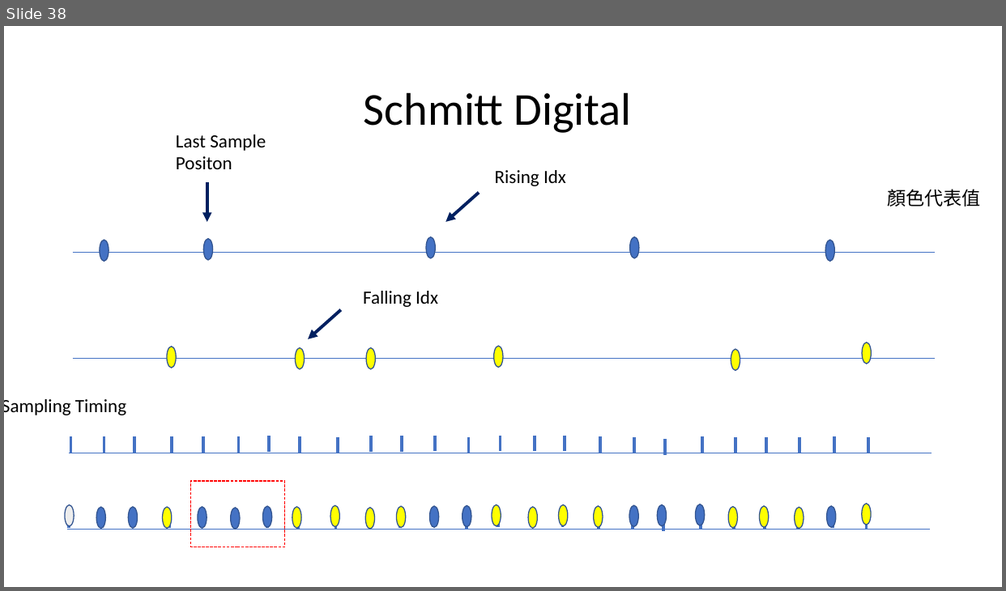
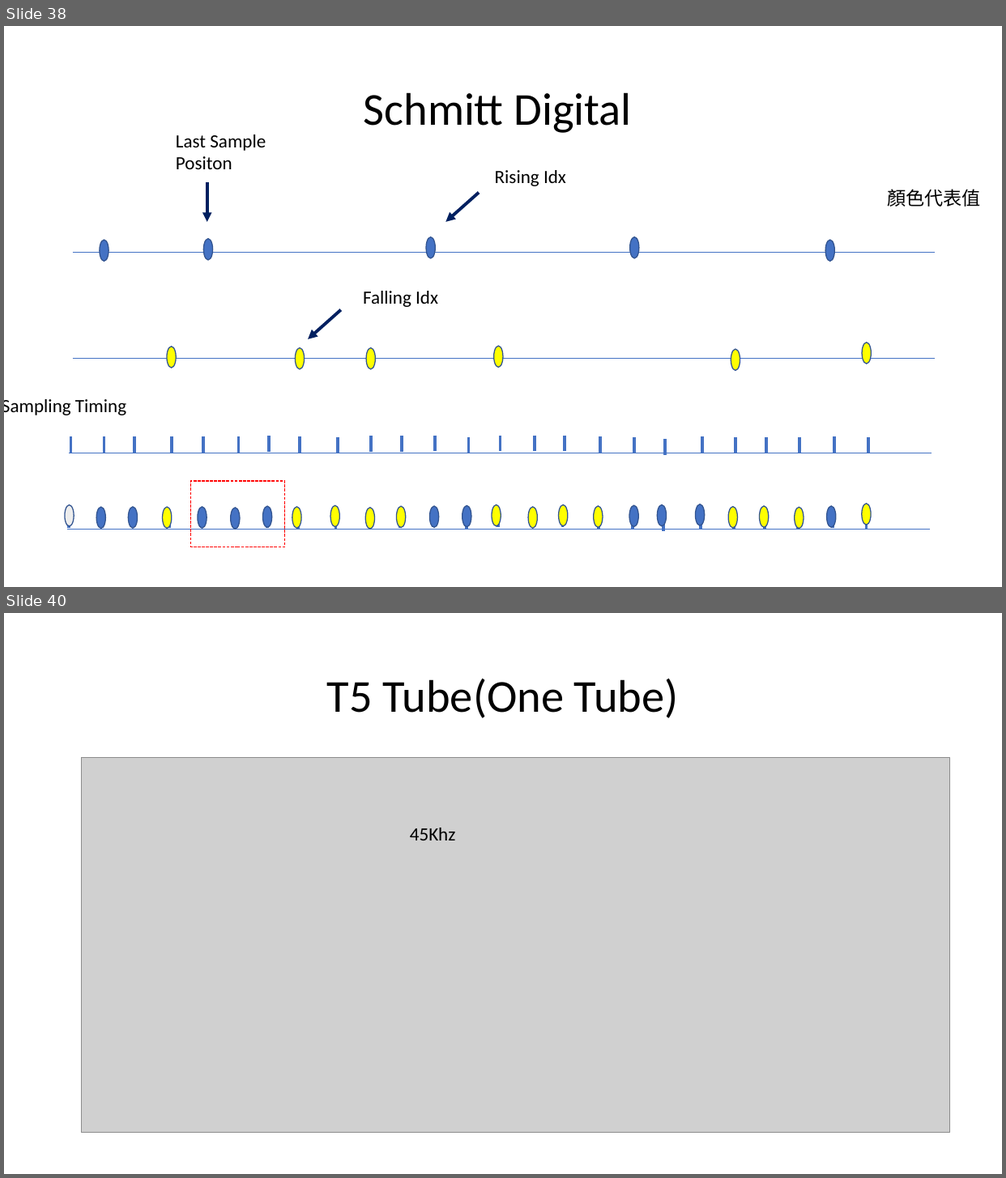
Before and after one commit to a0910281835/Summrary_PDF, a slide deck: Project_Summary_pdf/Project_Summary.pptx. Shown one above the other, each under a label of ours: slide 38 before the commit, slides 38 and 40 after it; the slides between them are not shown. The pictures are 1006x591 and 1006x1178 pixels, drawn with LibreOffice and Linux fonts; fonts in the diff are those of the drawing; grey boxes stand for pictures. Boxes give left, top, right and bottom in pixels: in the first picture for what was removed or moved away, otherwise in the second. Text is boxed around its words. In the diff, an @@ line names an element or a change of style, - is before the commit and + after.

```diff
--- a/Project_Summary_pdf/Project_Summary.pptx
+++ b/Project_Summary_pdf/Project_Summary.pptx
@@ slide 40 added at <box>4,613,1002,1174</box>, background #FFFFFF @@
@@ title added at <box>327,679,678,718</box>, 44 pt, text #000000 @@
+T5 Tube(One Tube)
@@ picture added at <box>81,757,949,1132</box> @@
@@ text added at <box>410,828,456,841</box>, 18 pt, text #000000 @@
+45Khz
```
Also in this commit, not shown: 2 slides changed, 4 other slides added.
